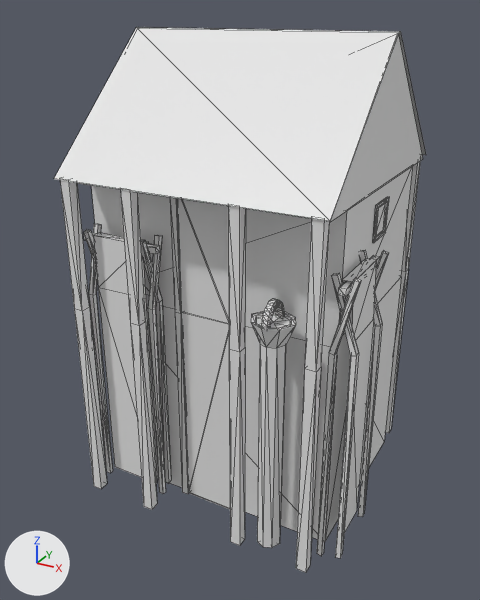
What one commit did to the COLLADA model art/meshes/structural/illy/house_4.dae.
Rendered twice from a camera (50 mm lens) standing at (11.9, -23.0, 10.3) and looking at (-0.2, -1.0, -0.7). The axes (+X, +Y, +Z) are drawn at lower left. The lights are the same throughout. The first picture is the older version. Mesh edges are drawn as thin lines.

Names of what the first picture shows: 'house_4'.
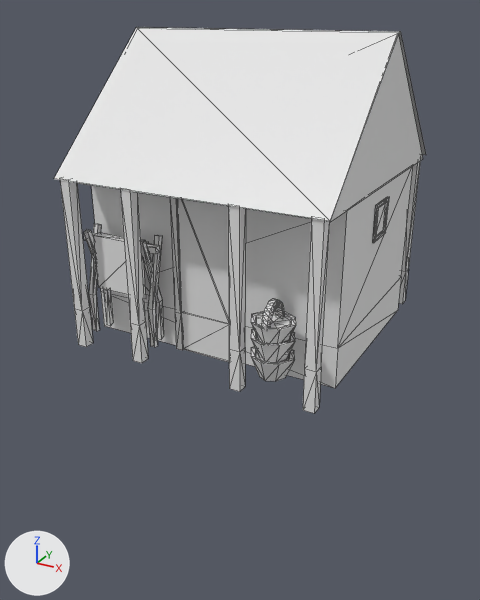
The edits, one by one:
me_cubo_336 is used by ob_house_4; location (0.0, 0.0, 0.0).
me_cubo_336 had 576 vertices, 890 faces and spanned x -5.4..6.1, y -5.8..5.3, z -9.0..9.6.
me_cubo_336 now has 615 vertices, 962 faces and spans x -5.4..5.3, y -5.8..5.3, z -2.0..9.6.
me_cubo_336 part 1: a new loose piece of 33 vertices spanning x 2.5..4.1, y -5.8..-4.2, z -0.6..0.3, in mat_texturas_ilir (its picture is missing).
me_cubo_336 part 2: a new loose piece of 33 vertices spanning x 2.5..4.1, y -5.8..-4.2, z -1.2..-0.4, in mat_texturas_ilir (its picture is missing).
me_cubo_336 part 3: 6 loose pieces with 68 vertices, spanning x 5.1..6.1, y -4.9..-1.5, z -8.6..2.7, are deleted.
Part 4, on me_cubo_336:
109 vertices are removed from x -5.2..5.2, y -5.5..5.1, z -9.0..0.0.
220 faces are deleted.
4 vertices are added at (-0.8, 4.2, -1.6), (-0.4, 4.2, -1.4), (-0.5, 4.3, -1.6), (-0.8, 4.1, -1.4).
56 new vertices lie (0.0, 0.0, -1.6) away from vertices in x -5.2..5.2, y -5.4..5.1, z -0.4..0.0.
8 new vertices lie (0.0, 0.0, -1.5) away from vertices in x -4.9..-1.8, y -4.6..-3.9, z -0.1..0.0.
130 new faces join them.
Other edits to the shape of me_cubo_336 do not show in these pictures.

Boxes (x1, y1, x2, y2) around the edits, measured in the pictures (480 x 600 px):
'house_4', reshaped (29% shorter): before (54, 27, 426, 573); after (54, 27, 426, 413)
part 1 of me_cubo_336, added: after (251, 329, 295, 363)
part 2 of me_cubo_336, added: after (251, 347, 295, 381)
part 3 of me_cubo_336, deleted: before (317, 250, 389, 558)
part 4 of me_cubo_336, cut back: before (74, 270, 408, 573); after (74, 270, 408, 413)
